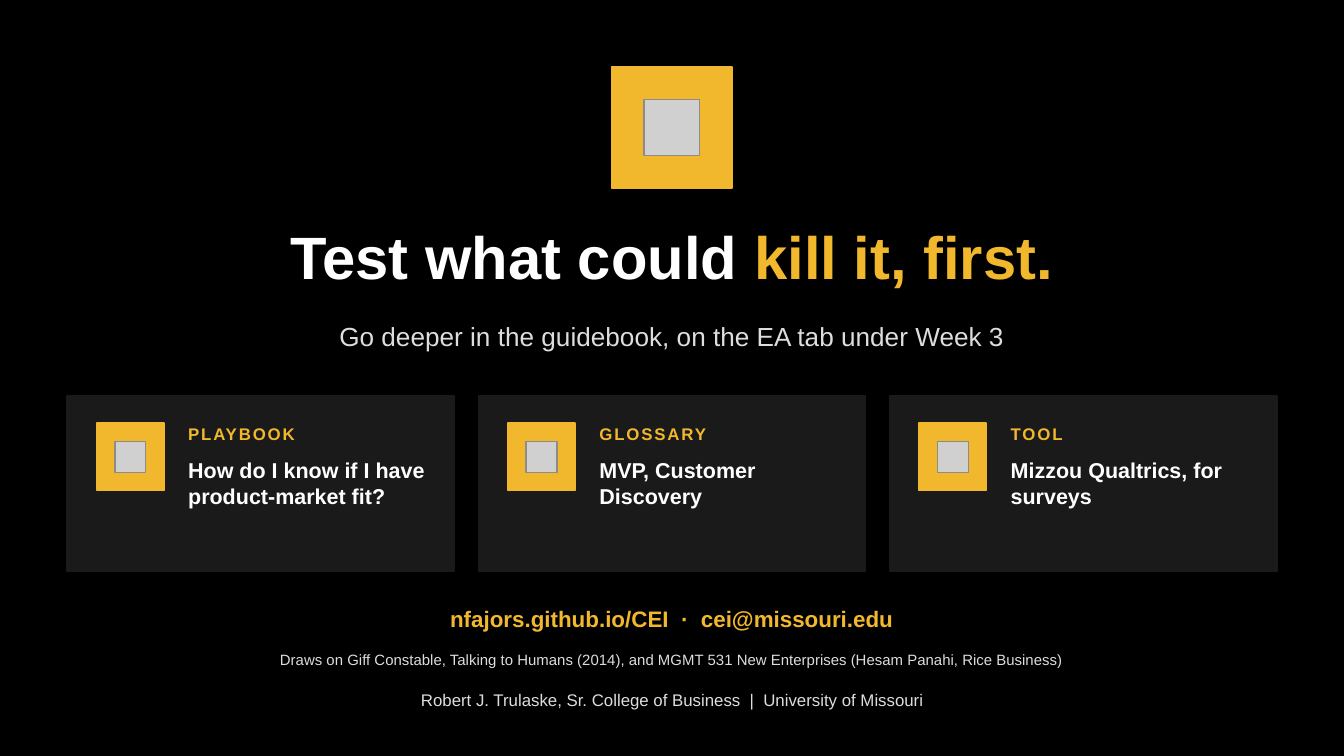
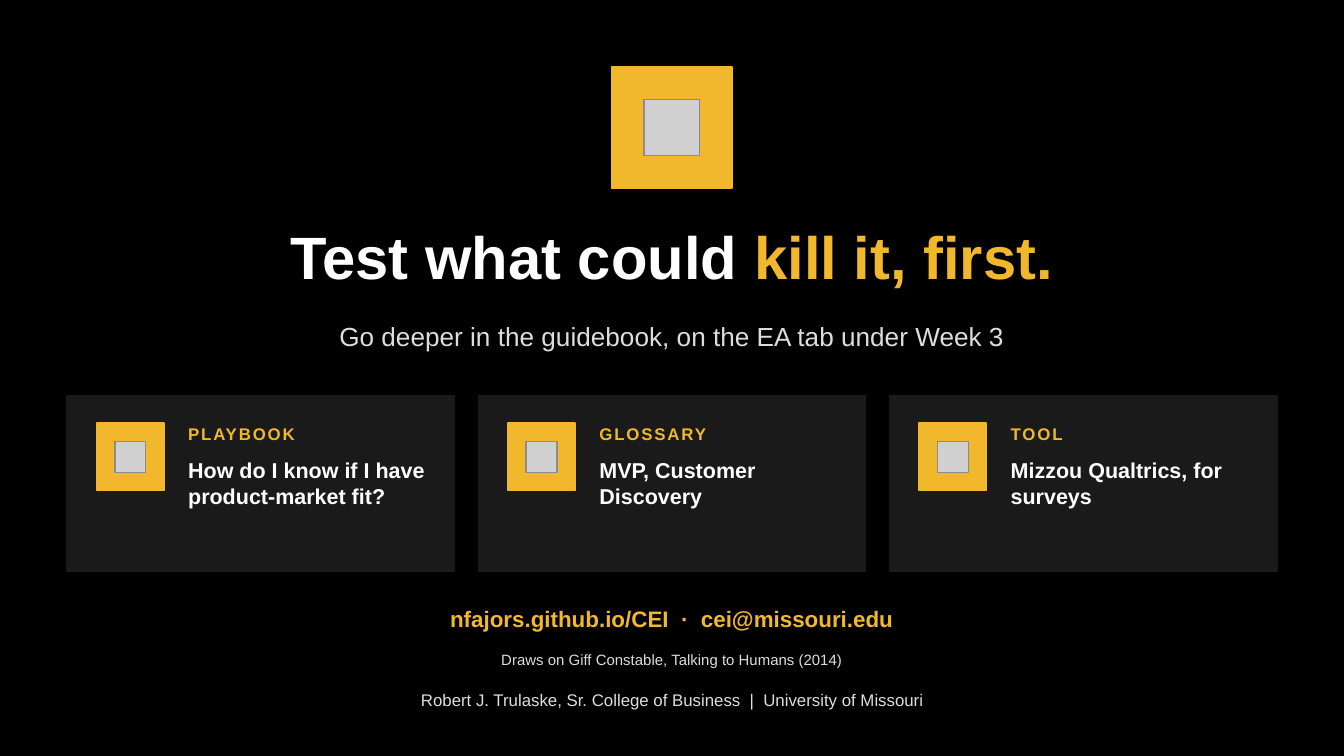
Before and after one commit to nfajors/CEI, a slide deck: slide 13 of assets/ea/ea-week3-test-the-riskiest-assumption.pptx. Drawn at 1344x756 pixels with LibreOffice and Linux fonts; fonts in the diff are those of the drawing; grey boxes stand for pictures. Boxes give left, top, right and bottom in pixels: in the first picture for what was removed or moved away, otherwise in the second. Text is boxed around its words. In the diff, an @@ line names an element or a change of style, - is before the commit and + after.

```diff
--- a/assets/ea/ea-week3-test-the-riskiest-assumption.pptx
+++ b/assets/ea/ea-week3-test-the-riskiest-assumption.pptx
@@ text at box(501, 654, 842, 668): text changed @@
-Draws on Giff Constable, Talking to Humans (2014), and MGMT 531 New Enterprises (Hesam Panahi, Rice Business)
+Draws on Giff Constable, Talking to Humans (2014)
```
Also in this commit, not shown: 4 other files.
